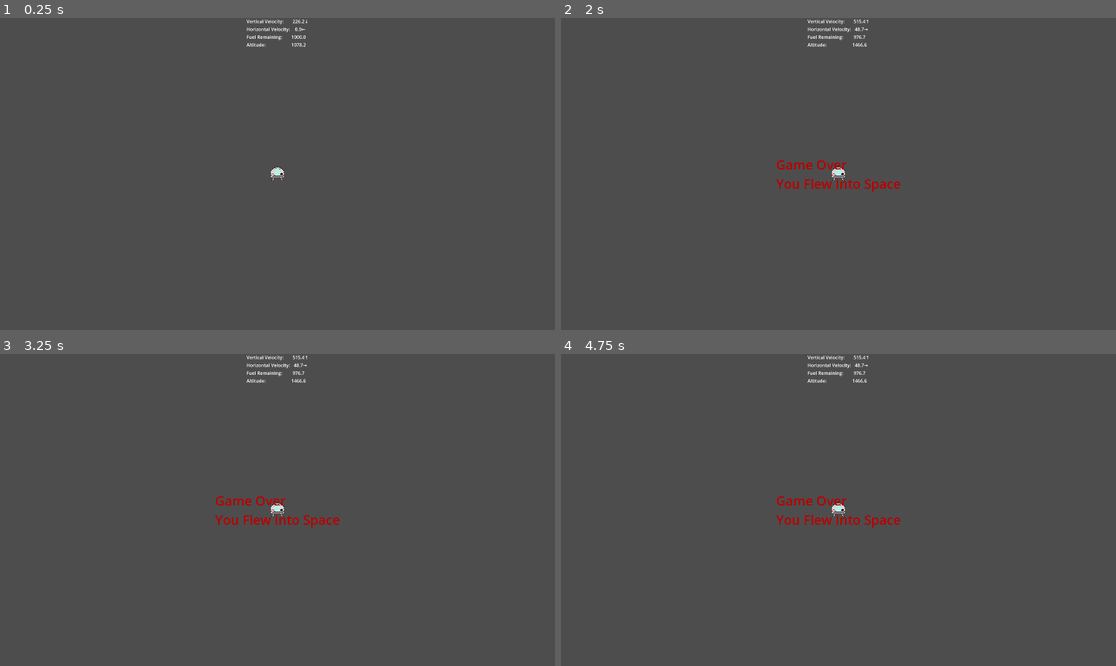
Above: before the commit, frames 1-4 (two rows, left to right).
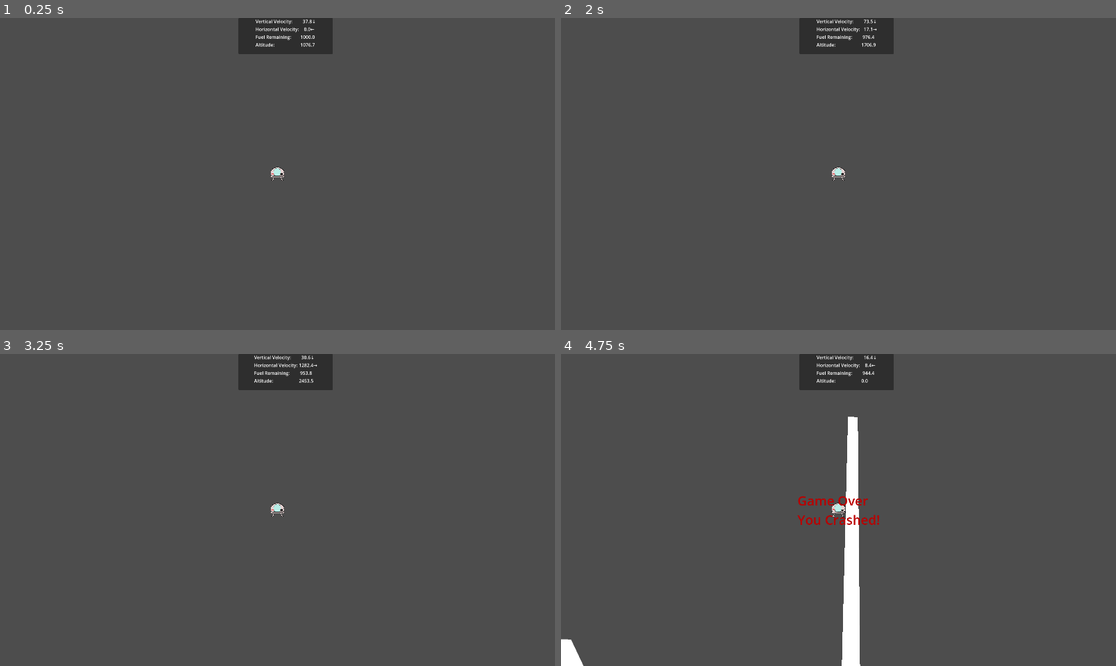
Above: after the commit, the same moments.

Repository: BriarSMC/LunarLander
Game: Godot game, scene res://scenes/start_level.tscn
Two runs of this game, one before a commit and one after it. Both use one fixed random seed, a clock stepped at 60 frames per second and the inputs below.
Inputs:
- Up to frame 1 (0.25 s): no input
- Up to frame 2 (2 s): tap Enter at 0.5 s; hold Right (go_right) 0.53-1.28 s; hold Space (engine_control) 0.53-1.28 s; hold Left (go_left) from 1.28 s (still down); tap Space (engine_control) at 1.35 s
- Up to frame 3 (3.25 s): release Left (go_left) at 2.03 s; hold Space (engine_control) 2.03-2.78 s; hold Right (go_right) from 2.03 s (still down); tap Space (engine_control) at 2.85 s
- Up to frame 4 (4.75 s): tap Space (engine_control) at 3.5, 4.35 s; release Right (go_right) at 3.53 s; hold Space (engine_control) 3.53-4.28 s; hold Left (go_left) from 3.53 s (still down)

The runs differ from the first frame. In frame 1, 1.9% of the frame differs, in the area x 42-60%, y 0-12%; in frame 2, 2.3%; in frame 3, 2.3%; in frame 4, 4.7%, in the area x 0-62%, y 0-100%.

Commit message:
fix HUD background

Diff:
--- a/scenes/hud.tscn
+++ b/scenes/hud.tscn
@@ -13,7 +13,17 @@
 grow_horizontal = 2
 grow_vertical = 2
 
-[node name="HBoxContainer" type="HBoxContainer" parent="UI"]
+[node name="Panel" type="Panel" parent="UI"]
+layout_mode = 1
+anchors_preset = 5
+anchor_left = 0.5
+anchor_right = 0.5
+offset_left = -135.0
+offset_right = 191.0
+offset_bottom = 125.0
+grow_horizontal = 2
+
+[node name="HBoxContainer" type="HBoxContainer" parent="UI/Panel"]
 layout_mode = 1
 anchors_preset = 5
 anchor_left = 0.5
@@ -23,39 +33,39 @@
 offset_bottom = 104.0
 grow_horizontal = 2
 
-[node name="Headings" type="VBoxContainer" parent="UI/HBoxContainer"]
+[node name="Headings" type="VBoxContainer" parent="UI/Panel/HBoxContainer"]
 layout_mode = 2
 
-[node name="VerticalVelocity" type="Label" parent="UI/HBoxContainer/Headings"]
+[node name="VerticalVelocity" type="Label" parent="UI/Panel/HBoxContainer/Headings"]
 layout_mode = 2
 text = "Vertical Velocity:"
 
-[node name="HorizontalVelocity" type="Label" parent="UI/HBoxContainer/Headings"]
+[node name="HorizontalVelocity" type="Label" parent="UI/Panel/HBoxContainer/Headings"]
 layout_mode = 2
 text = "Horizontal Velocity:"
 
-[node name="FuelRemaining" type="Label" parent="UI/HBoxContainer/Headings"]
+[node name="FuelRemaining" type="Label" parent="UI/Panel/HBoxContainer/Headings"]
 layout_mode = 2
 text = "Fuel Remaining:"
 
-[node name="Altitude" type="Label" parent="UI/HBoxContainer/Headings"]
+[node name="Altitude" type="Label" parent="UI/Panel/HBoxContainer/Headings"]
 layout_mode = 2
 text = "Altitude:"
 
-[node name="Values" type="VBoxContainer" parent="UI/HBoxContainer"]
+[node name="Values" type="VBoxContainer" parent="UI/Panel/HBoxContainer"]
 layout_mode = 2
 
-[node name="VerticalVelocity" type="Label" parent="UI/HBoxContainer/Values"]
+[node name="VerticalVelocity" type="Label" parent="UI/Panel/HBoxContainer/Values"]
 layout_mode = 2
 text = "0"
 
-[node name="HorzontalVelocity" type="Label" parent="UI/HBoxContainer/Values"]
+[node name="HorzontalVelocity" type="Label" parent="UI/Panel/HBoxContainer/Values"]
 layout_mode = 2
 
-[node name="FuelRemaning" type="Label" parent="UI/HBoxContainer/Values"]
+[node name="FuelRemaning" type="Label" parent="UI/Panel/HBoxContainer/Values"]
 layout_mode = 2
 
-[node name="Altitude" type="Label" parent="UI/HBoxContainer/Values"]
+[node name="Altitude" type="Label" parent="UI/Panel/HBoxContainer/Values"]
 layout_mode = 2
 
 [node name="GameOver" type="Label" parent="UI"]
--- a/scenes/start_level.tscn
+++ b/scenes/start_level.tscn
@@ -35,6 +35,10 @@
 [node name="Lander" parent="." node_paths=PackedStringArray("hud", "left_boundry_marker") instance=ExtResource("1_6fapf")]
 editor_description = "Lander Custom sObject"
 position = Vector2(1075, 29)
+mass = 10.0
+gravity_scale = 0.167
+directional_thrust = 200.0
+engine_thrust = 50000.0
 hud = NodePath("../HUD")
 left_boundry_marker = NodePath("../Boundries/LeftBoundry")
 
--- a/scripts/hud.gd
+++ b/scripts/hud.gd
@@ -31,10 +31,10 @@
 # onready variables
 
 # Pointers to HUD components
-@onready var vvel_value := $UI/HBoxContainer/Values/VerticalVelocity
-@onready var hvel_value := $UI/HBoxContainer/Values/HorzontalVelocity
-@onready var fuel_value := $UI/HBoxContainer/Values/FuelRemaning
-@onready var altitude	:= $UI/HBoxContainer/Values/Altitude
+@onready var vvel_value := $UI/Panel/HBoxContainer/Values/VerticalVelocity
+@onready var hvel_value := $UI/Panel/HBoxContainer/Values/HorzontalVelocity
+@onready var fuel_value := $UI/Panel/HBoxContainer/Values/FuelRemaning
+@onready var altitude	:= $UI/Panel/HBoxContainer/Values/Altitude
 @onready var gameover 	:= $UI/GameOver
 
 #endregion
